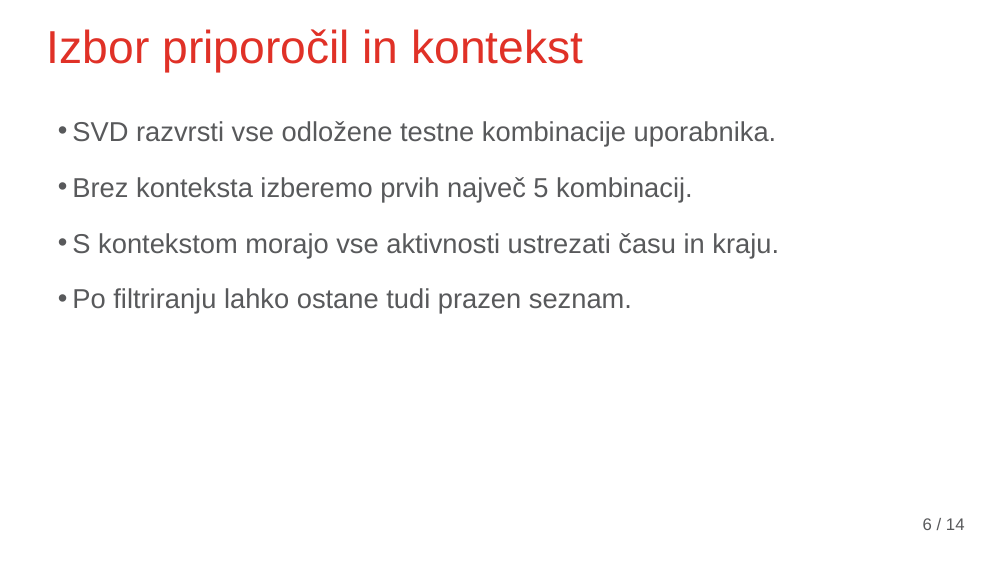
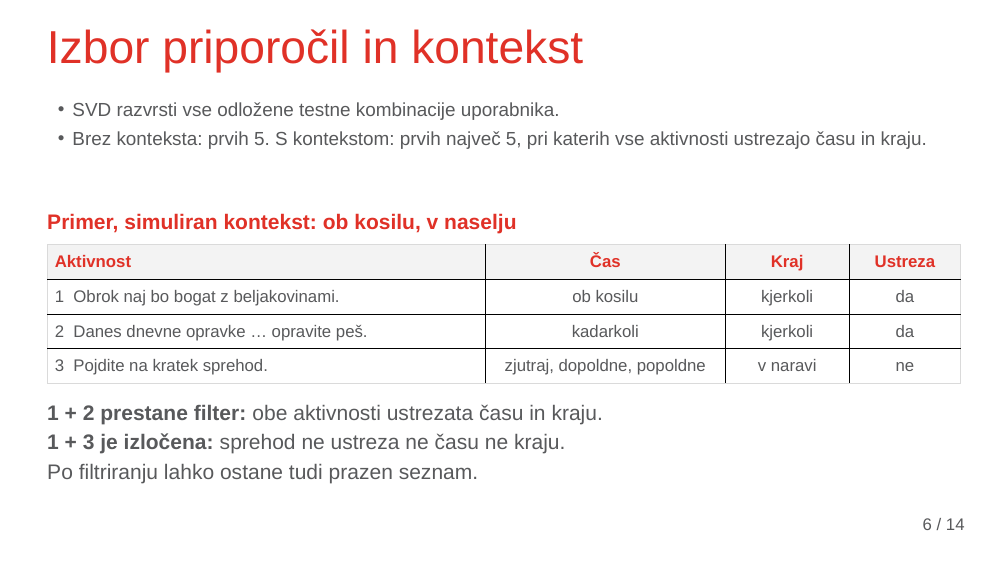
Before and after one commit to leskovecg/masters-thesis-recommender-system, a slide deck: slide 6 of presentation/Zagovor_Gasper_Leskovec.pptx. Drawn at 1008x567 pixels with LibreOffice and Linux fonts; fonts in the diff are those of the drawing; background and template pictures are left out. Boxes give left, top, right and bottom in pixels: in the first picture for what was removed or moved away, otherwise in the second. Text is boxed around its words. In the diff, an @@ line names an element or a change of style, - is before the commit and + after.

```diff
--- a/presentation/Zagovor_Gasper_Leskovec.pptx
+++ b/presentation/Zagovor_Gasper_Leskovec.pptx
@@ text "SVD razvrsti vse odložene testne ...": place and size @@
-text "SVD razvrsti vse odložene testne ..." at (72, 121, 779, 313)
+text "SVD razvrsti vse odložene testne ..." at (72, 102, 927, 149)
@@ text at (72, 102, 560, 120): size 26 to 18 pt in "SVD razvrsti vse odložene testne kombinacije uporabnika."; less space between paragraphs @@
@@ text at (72, 131, 927, 149): text changed; size 26 to 18 pt @@
-• Brez konteksta izberemo prvih največ 5 kombinacij.
-• S kontekstom morajo vse aktivnosti ustrezati času in kraju.
-• Po filtriranju lahko ostane tudi prazen seznam.
+• Brez konteksta: prvih 5. S kontekstom: prvih največ 5, pri katerih vse aktivnosti ustrezajo času in kraju.
@@ text added at (47, 213, 516, 233), 20 pt, text #E03127, bold @@
+Primer, simuliran kontekst: ob kosilu, v naselju
@@ table added at (47, 245, 961, 384), 4 rows, 4 columns @@
+Aktivnost | Čas | Kraj | Ustreza
+1 Obrok naj bo bogat z beljakovinami. | ob kosilu | kjerkoli | da
+2 Danes dnevne opravke … opravite peš. | kadarkoli | kjerkoli | da
+3 Pojdite na kratek sprehod. | zjutraj, dopoldne, popoldne | v naravi | ne
@@ text added at (47, 404, 603, 483), 20 pt, text #58595B @@
+1 + 2 prestane filter: obe aktivnosti ustrezata času in kraju.
+1 + 3 je izločena: sprehod ne ustreza ne času ne kraju.
+Po filtriranju lahko ostane tudi prazen seznam.
```
Also in this commit, not shown: 7 other slides changed.
